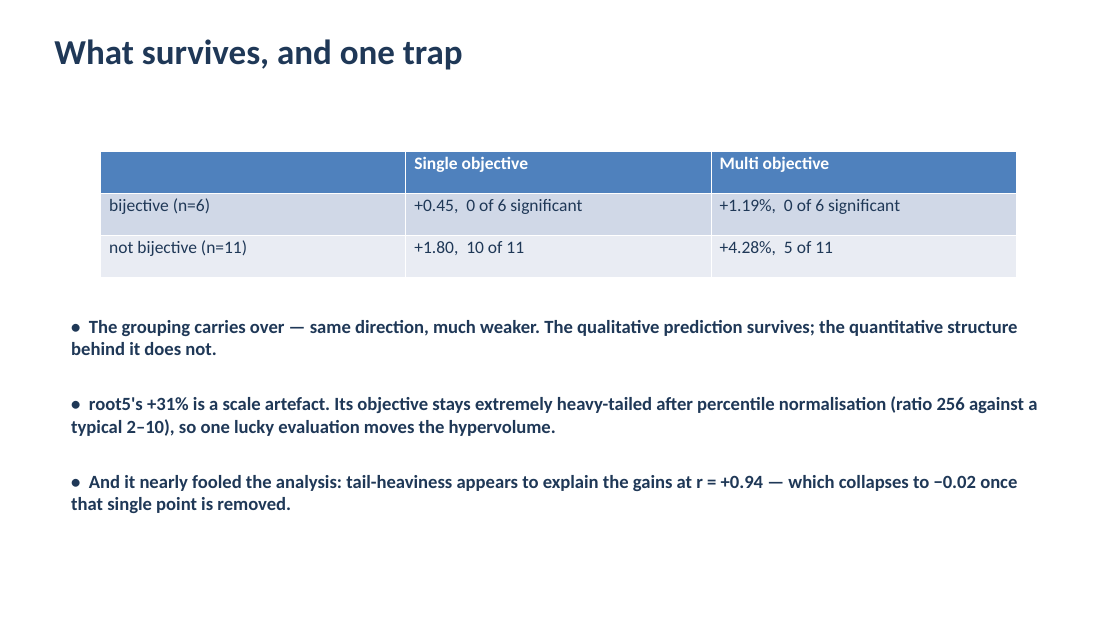
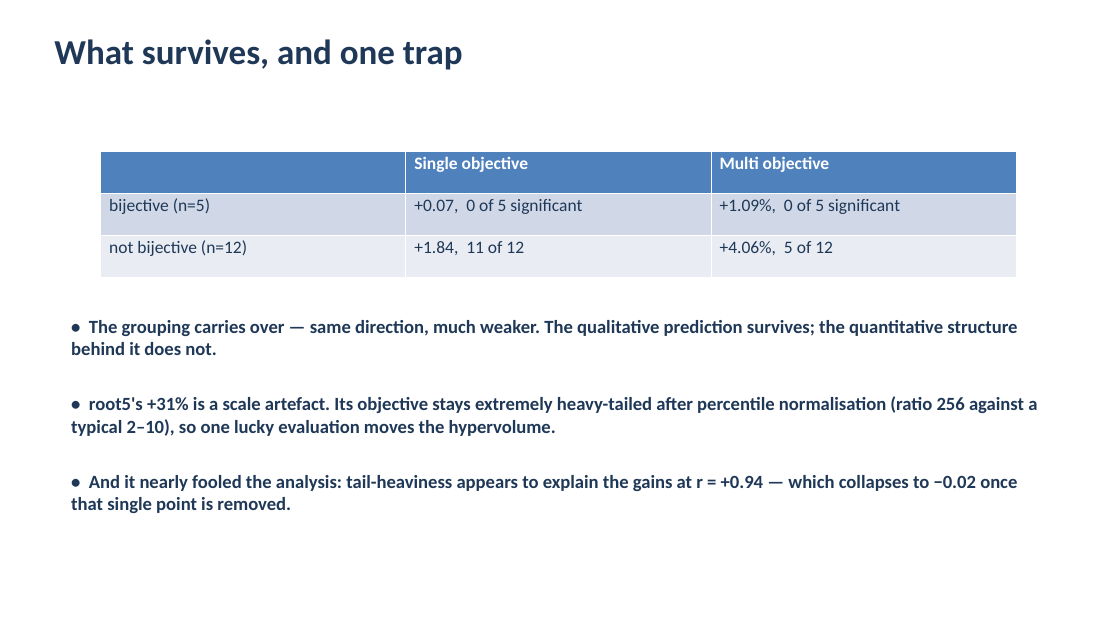
Before and after one commit to MuhammadAli-CS/three-arm-composite, a slide deck: slide 15 of slides/composite_matern.pptx. Drawn at 1120x630 pixels with LibreOffice and Linux fonts; fonts in the diff are those of the drawing. Boxes give left, top, right and bottom in pixels: in the first picture for what was removed or moved away, otherwise in the second. Text is boxed around its words. In the diff, an @@ line names an element or a change of style, - is before the commit and + after.

```diff
--- a/slides/composite_matern.pptx
+++ b/slides/composite_matern.pptx
@@ table at (x1=101, y1=151, x2=1016, y2=277) @@
-row 2: bijective (n=6) | +0.45, 0 of 6 significant | +1.19%, 0 of 6 significant
+row 2: bijective (n=5) | +0.07, 0 of 5 significant | +1.09%, 0 of 5 significant
-row 3: not bijective (n=11) | +1.80, 10 of 11 | +4.28%, 5 of 11
+row 3: not bijective (n=12) | +1.84, 11 of 12 | +4.06%, 5 of 12
```
Also in this commit, not shown: 8 other slides changed, 16 other files.
